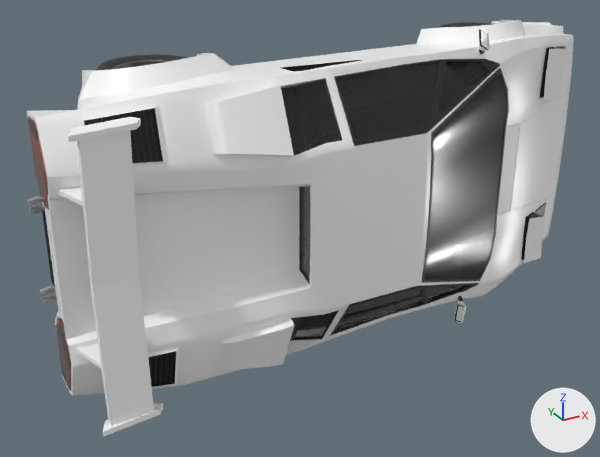
What one commit did to the glTF model static/models/car/countach.glb.
Rendered twice from a camera (50 mm lens) standing at (-1.74, -3.31, 1.38) and looking at (-0.08, -0.3, -0.13). Arrows for +X, +Y and +Z are at lower right; the lights stay in place. Where no turn or scale is listed for an object, it has been applied to the vertices.
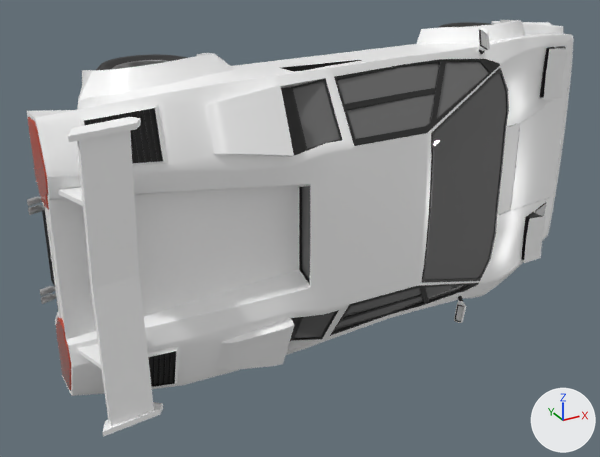
Where the newer file only moved an object's origin or applied its transform, the numbers keep the older frame.

Pixel boxes [x1, y1, x2, y2] of what changed, in the pictures (600 x 457 px):
'Cube', recoloured, surface changed: [27, 28, 548, 393] in both

Diff of the bpy script that builds the scene:
```diff
--- a/static/models/car/countach.glb.py
+++ b/static/models/car/countach.glb.py
@@ mat_glass @@
 mat_glass = principled_material('Glass')
-mat_glass.base_color = (0.8, 0.8, 0.8)  # white #e7e7e7
-mat_glass.roughness = 0.14
-mat_glass.transmission_weight = 1.0
+mat_glass.base_color = (0.145, 0.145, 0.145)  # dark grey #6a6a6a
+mat_glass.roughness = 0.0
@@ mat_redlights @@
 mat_redlights.roughness = 0.174
-mat_redlights.transmission_weight = 1.0
@@ mat_metallic @@
 mat_metallic = principled_material('Metallic')
-mat_metallic.base_color = (0.211, 0.211, 0.211)  # grey #7f7f7f
+mat_metallic.base_color = (0.363, 0.363, 0.363)  # grey #a2a2a2
 mat_metallic.metallic = 1.0
@@ mat_mirror @@
 mat_mirror.roughness = 0.14
-mat_mirror.transmission_weight = 1.0
```
